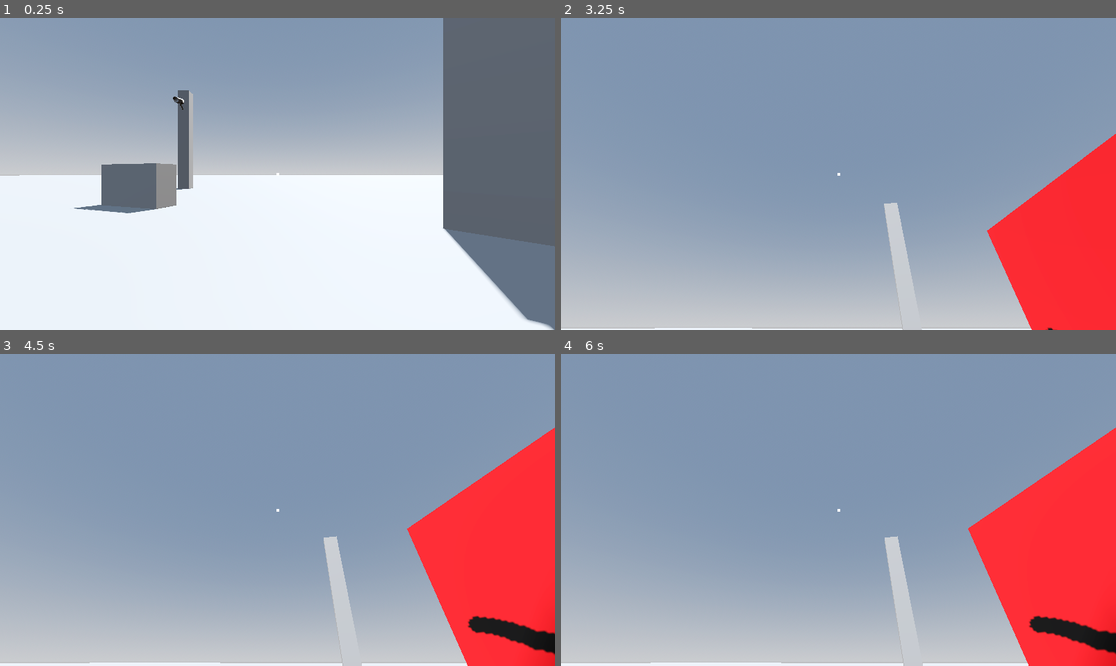
Above: before the commit, frames 1-4 (two rows, left to right).
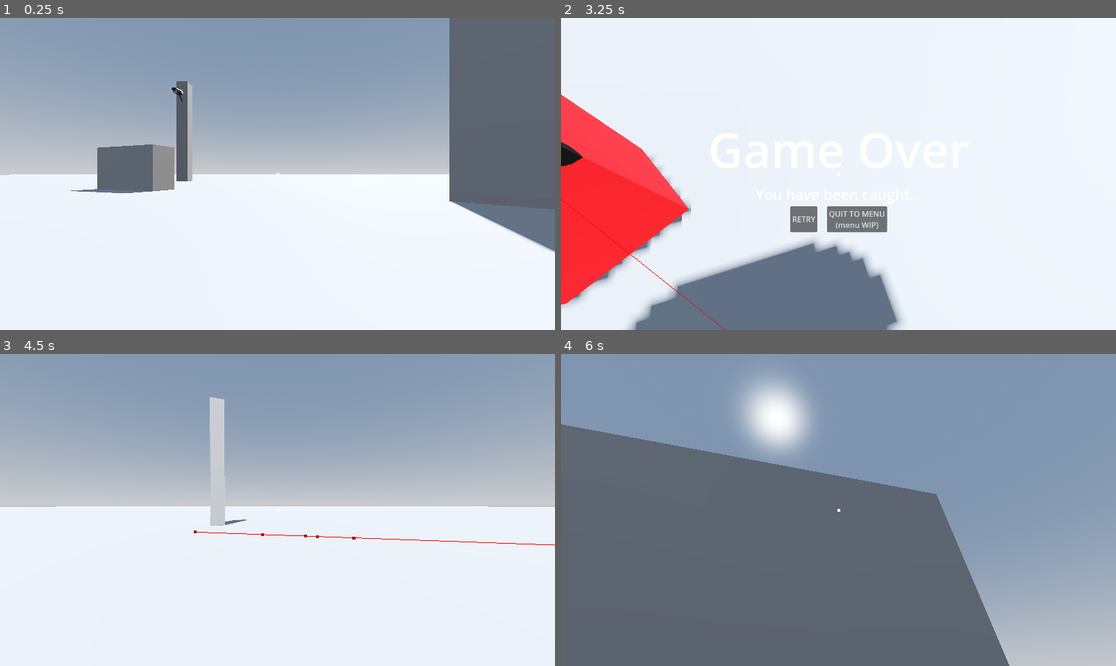
Above: after the commit, the same moments.

Repository: Rubix334/Extrica
Game: Godot game, scene res://level.tscn
Same seed, same stepped clock (60 frames per second), same inputs: the game is played once before the commit and once after it.
Inputs (mouse positions are in pixels of both pictures, inside the frame that each line leads up to):
- Up to frame 1 (0.25 s): no input
- Up to frame 2 (3.25 s): move the mouse to (960, 158) at 0.52 s; hold D (right) 0.53-1.28 s; tap Ctrl (crouch) at 0.6, 2.85 s; move the mouse to (727, 189) at 1.27 s; hold S (back) 1.28-2.03 s; tap Q (hack) at 1.35 s; move the mouse to (894, 105) at 2.02 s; hold D (right) 2.03-2.78 s; hold Shift (sprint) 2.03-2.78 s; move the mouse to (810, 236) at 2.77 s; hold W (forward) from 2.78 s (still down)
- Up to frame 3 (4.5 s): release W (forward) at 3.5 s; click (244, 553) at 3.5 s, where only the run after the commit has a clickable "RETRY"; move the mouse to (444, 556) at 4.27 s; hold A (left) from 4.28 s (still down); hold Q (hack) from 4.28 s (still down)
- Up to frame 4 (6 s): move the mouse to (672, 463) at 5.02 s; release Q (hack) at 5.03 s; tap Shift (sprint) at 5.1 s; tap Enter at 5.75 s; move the mouse to (866, 510) at 5.77 s; release A (left) at 5.78 s; hold S (back) from 5.78 s (still down); tap Ctrl (crouch) at 5.85 s

The runs differ from the first frame. In frame 1, 8.4% of the frame differs, in the area x 0-100%, y 0-100%; in frame 2, 99%; in frame 3, 74%; in frame 4, 65%.

Commit message:
Game over sequence completed

Diff:
--- /dev/null
+++ b/Extrica/GameOverHUD.gd
@@ -0,0 +1,11 @@
+extends Control
+
+
+
+
+func _on_retry_pressed() -> void:
+	get_tree().reload_current_scene()
+
+
+func _on_quit_pressed() -> void:
+	get_tree().quit()
--- /dev/null
+++ b/Extrica/GameOverHUD.tscn
@@ -0,0 +1,62 @@
+[gd_scene format=3 uid="uid://3nhvy0ivvdef"]
+
+[ext_resource type="Script" uid="uid://5lariw32cplw" path="res://GameOverHUD.gd" id="1_px4ru"]
+
+[sub_resource type="LabelSettings" id="LabelSettings_01owp"]
+font_size = 100
+
+[sub_resource type="LabelSettings" id="LabelSettings_de1ad"]
+font_size = 30
+
+[node name="Control" type="Control" unique_id=726392875]
+layout_mode = 3
+anchors_preset = 15
+anchor_right = 1.0
+anchor_bottom = 1.0
+grow_horizontal = 2
+grow_vertical = 2
+script = ExtResource("1_px4ru")
+
+[node name="VBoxContainer" type="VBoxContainer" parent="." unique_id=230789190]
+layout_mode = 1
+anchors_preset = 8
+anchor_left = 0.5
+anchor_top = 0.5
+anchor_right = 0.5
+anchor_bottom = 0.5
+offset_left = -271.5
+offset_top = -91.5
+offset_right = 271.5
+offset_bottom = 91.5
+grow_horizontal = 2
+grow_vertical = 2
+alignment = 1
+
+[node name="GameOver" type="Label" parent="VBoxContainer" unique_id=614352934]
+layout_mode = 2
+text = "Game Over"
+label_settings = SubResource("LabelSettings_01owp")
+horizontal_alignment = 1
+
+[node name="Label" type="Label" parent="VBoxContainer" unique_id=103491218]
+layout_mode = 2
+size_flags_horizontal = 4
+text = "You have been caught..."
+label_settings = SubResource("LabelSettings_de1ad")
+
+[node name="HBoxContainer" type="HBoxContainer" parent="VBoxContainer" unique_id=960150599]
+layout_mode = 2
+theme_override_constants/separation = 20
+alignment = 1
+
+[node name="Retry" type="Button" parent="VBoxContainer/HBoxContainer" unique_id=234376780]
+layout_mode = 2
+text = "RETRY"
+
+[node name="Quit" type="Button" parent="VBoxContainer/HBoxContainer" unique_id=1719821288]
+layout_mode = 2
+text = "QUIT TO MENU
+(menu WIP)"
+
+[connection signal="pressed" from="VBoxContainer/HBoxContainer/Retry" to="." method="_on_retry_pressed"]
+[connection signal="pressed" from="VBoxContainer/HBoxContainer/Quit" to="." method="_on_quit_pressed"]
--- a/Extrica/enemy.gd
+++ b/Extrica/enemy.gd
@@ -35,6 +35,8 @@
 var gravity: float = ProjectSettings.get_setting("physics/3d/default_gravity")
 var update_timer := 0.0
 
+var attacked = false
+
 #signal caughtPlayer
 
 # --------------------
@@ -42,6 +44,7 @@
 # --------------------
 func _ready() -> void:
 	target = player
+	attacked = false
 	_enter_state( State.IDLE if patrol_points.is_empty() else State.PATROL)
 
 # --------------------
@@ -114,6 +117,7 @@
 
 	if global_transform.origin.distance_to(target.global_transform.origin) < attack_range:
 		_enter_state(State.ATTACK)
+
 	elif not _can_see_player():
 		investigate_position = target.global_transform.origin
 		_enter_state(State.INVESTIGATE)
@@ -125,10 +129,12 @@
 	# TODO: handle player capture
 	print("attacking")
 	if target is Player:
-		target.caught(self)
+		if not attacked:
+			target.caught(self)
+			attacked = true
 	else:
 		print('Caught ' + target.name)
-	_enter_state(State.CHASE)
+
 
 func _state_return(delta: float) -> void:
 	if agent.is_navigation_finished():
--- a/Extrica/global.gd
+++ b/Extrica/global.gd
@@ -1,6 +1,7 @@
 extends Node
 
 var spotted := 0
+@onready var game_over_hud: Control = $GameOverHUD
 
 signal playerCaught
 var enemy_array : Array = []
--- a/Extrica/player.gd
+++ b/Extrica/player.gd
@@ -1,5 +1,6 @@
 extends CharacterBody3D
 class_name Player
+@onready var game_over_hud: Control = $GameOverHud
 
 @export var SPEED := 5.0
 var speed = SPEED
@@ -134,6 +135,11 @@
 
 func caught(enemy:Enemy):
 	accepting_input = false
-	var to_enemy = (enemy.global_transform.origin - global_transform.origin).normalized()
-	var new_dir = global_position.slerp(to_enemy, 0.2).normalized()
-	camera.look_at(camera.global_transform.origin + new_dir, Vector3.UP)
+	var angle = atan2(global_position.x - enemy.global_position.x,global_position.y - enemy.global_position.y)
+	rotate_camera_to(angle)
+	game_over_hud.visible = true
+
+func rotate_camera_to(new_angle: float):
+	var tween = create_tween()
+	# "rotation:y" targets the specific property
+	tween.tween_property(self, "rotation:y", new_angle, 0.5).set_trans(Tween.TRANS_SINE)
--- a/Extrica/player.tscn
+++ b/Extrica/player.tscn
@@ -2,6 +2,7 @@
 
 [ext_resource type="Script" uid="uid://b0gd8hrqpvtbb" path="res://player.gd" id="1_4flbx"]
 [ext_resource type="Script" uid="uid://c76gw4uaxceip" path="res://player_audio.gd" id="2_onrkg"]
+[ext_resource type="PackedScene" uid="uid://3nhvy0ivvdef" path="res://GameOverHUD.tscn" id="3_i3pqv"]
 
 [sub_resource type="CapsuleMesh" id="CapsuleMesh_onrkg"]
 
@@ -103,6 +104,7 @@
 libraries/ = SubResource("AnimationLibrary_i3pqv")
 
 [node name="Camera3D" type="Camera3D" parent="." unique_id=2043607812]
+transform = Transform3D(1, 0, 0, 0, 1, 0, 0, 0, 1, 0, -0.7, -0.192)
 
 [node name="RayCast3D" type="RayCast3D" parent="Camera3D" unique_id=759197667]
 transform = Transform3D(3.2485108, 0, 0, 0, -7.060304e-07, -2.9446044, 0, 16.15209, -1.2871274e-07, 0, 0.0019801855, -0.18578112)
@@ -143,3 +145,6 @@
 transform = Transform3D(1, 0, 0, 0, 1, 0, 0, 0, 1, 0, -0.7806722, 0)
 volume_db = -5.05
 script = ExtResource("2_onrkg")
+
+[node name="GameOverHud" parent="." unique_id=726392875 instance=ExtResource("3_i3pqv")]
+visible = false
Not shown, added: Extrica/GameOverHUD.gd.uid
